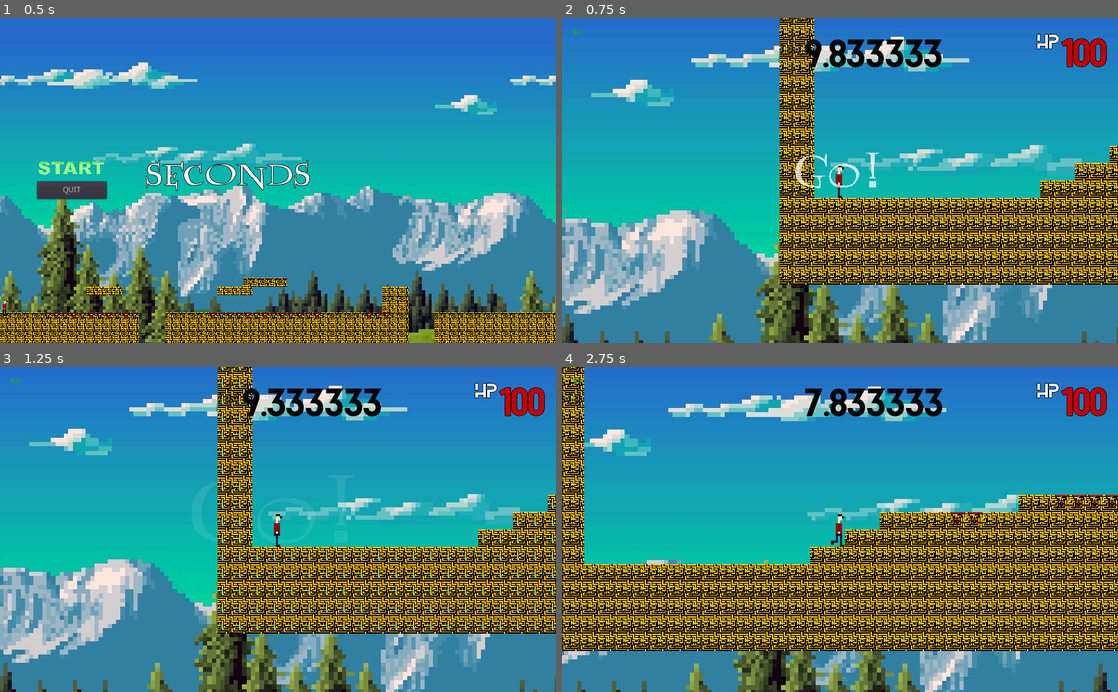
Above: before the commit, frames 1-4 (two rows, left to right).
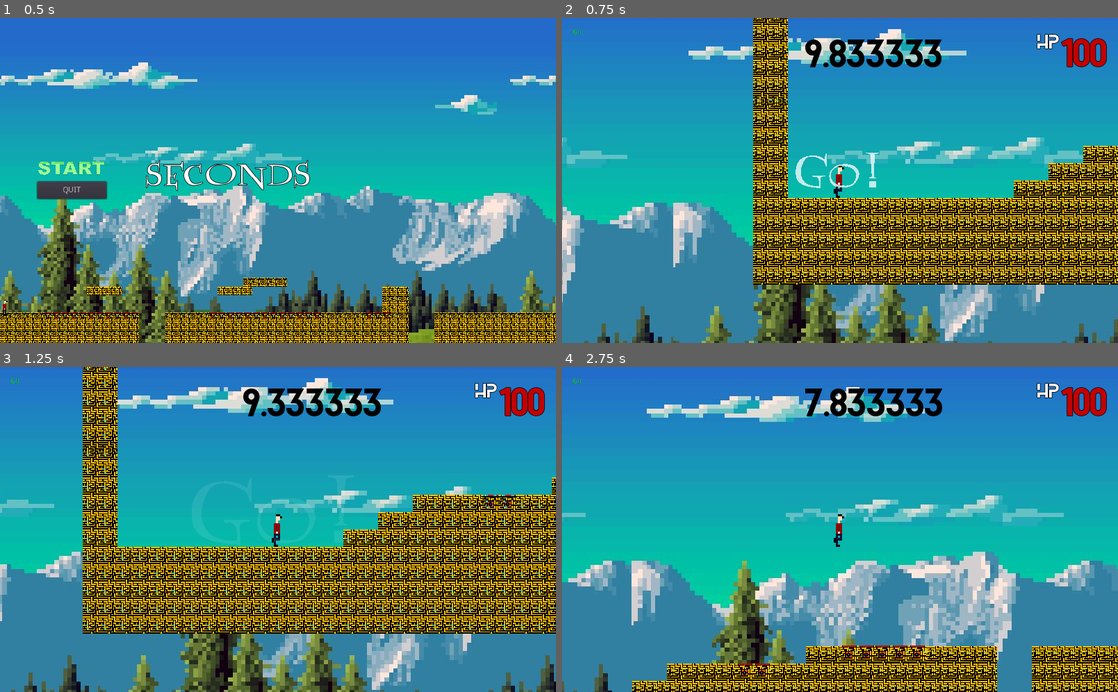
Above: after the commit, the same moments.

Repository: juso40/seconds
Game: Godot game, scene res://scenes/menumap/MainMenu.tscn
Same seed, same stepped clock (60 frames per second), same inputs: the game is played once before the commit and once after it.
Inputs (mouse positions are in pixels of both pictures, inside the frame that each line leads up to):
- Up to frame 1 (0.5 s): no input
- Up to frame 2 (0.75 s): click (634, 170) at 0.5 s
- Up to frame 3 (1.25 s): no input
- Up to frame 4 (2.75 s): hold Right (ui_right) from 1.28 s (still down); tap Up (ui_up) at 1.52, 2.27 s

Frame 1 is identical in both runs. In frame 2, 30% of the frame differs, in the area x 0-100%, y 0-100%; in frame 3, 41%; in frame 4, 52%.

Commit message:
.

Diff:
--- a/seconds/scenes/levels/TestMap.tscn
+++ b/seconds/scenes/levels/TestMap.tscn
@@ -69,6 +69,7 @@
 tile_data = PoolIntArray( -1179650, 1, 0, -1179649, 1, 0, -1114114, 1, 0, -1114113, 1, 0, -1048578, 1, 0, -1048577, 1,  …(10443 unchanged characters)…
 
 [node name="Player" parent="." instance=ExtResource( 4 )]
+editor/display_folded = true
 position = Vector2( 23.387, 47.8484 )
 
 [node name="HUD" parent="Player" instance=ExtResource( 5 )]
@@ -79,14 +80,14 @@
 
 [node name="ParallaxLayer" type="ParallaxLayer" parent="ParallaxBackground"]
 motion_scale = Vector2( 0.1, 0.05 )
-motion_mirroring = Vector2( 3200, 0 )
+motion_mirroring = Vector2( 3000, 3000 )
 
 [node name="Sprite" type="Sprite" parent="ParallaxBackground/ParallaxLayer"]
-position = Vector2( 101.158, 20.686 )
+position = Vector2( 101.158, 14 )
 texture = ExtResource( 6 )
 centered = false
 region_enabled = true
-region_rect = Rect2( 2, 3, 3200, 406 )
+region_rect = Rect2( 2, 3, 3000, 3000 )
 region_filter_clip = true
 
 [node name="DeathZone" type="Area2D" parent="."]
--- /dev/null
+++ b/seconds/scenes/levels/tutorial/tut_level0.tscn
@@ -0,0 +1,105 @@
+[gd_scene load_steps=11 format=2]
+
+[ext_resource path="res://art/ground/grass/grass.png" type="Texture" id=1]
+[ext_resource path="res://art/ground/grass/ground_0.png" type="Texture" id=2]
+[ext_resource path="res://art/ground/grass/ground_1.png" type="Texture" id=3]
+[ext_resource path="res://art/ground/grass/ground_2.png" type="Texture" id=4]
+[ext_resource path="res://art/ground/grass/ground_empty.png" type="Texture" id=5]
+
+[sub_resource type="ConvexPolygonShape2D" id=2]
+points = PoolVector2Array( 0, 0, 2000, 0, 2000, 2000, 0, 2000 )
+
+[sub_resource type="ConvexPolygonShape2D" id=3]
+points = PoolVector2Array( 0, 0, 2000, 0, 2000, 2000, 0, 2000 )
+
+[sub_resource type="ConvexPolygonShape2D" id=4]
+points = PoolVector2Array( 0, 0, 2000, 0, 2000, 2000, 0, 2000 )
+
+[sub_resource type="ConvexPolygonShape2D" id=5]
+points = PoolVector2Array( 0, 0, 2000, 0, 2000, 2000, 0, 2000 )
+
+[sub_resource type="TileSet" id=1]
+0/name = "grass.png 0"
+0/texture = ExtResource( 1 )
+0/tex_offset = Vector2( 0, 0 )
+0/modulate = Color( 1, 1, 1, 1 )
+0/region = Rect2( 0, 0, 2000, 200 )
+0/tile_mode = 0
+0/occluder_offset = Vector2( 0, 0 )
+0/navigation_offset = Vector2( 0, 0 )
+0/shapes = [  ]
+0/z_index = 0
+1/name = "ground_0.png 1"
+1/texture = ExtResource( 2 )
+1/tex_offset = Vector2( 0, 0 )
+1/modulate = Color( 1, 1, 1, 1 )
+1/region = Rect2( 0, 0, 2000, 2000 )
+1/tile_mode = 0
+1/occluder_offset = Vector2( 0, 0 )
+1/navigation_offset = Vector2( 0, 0 )
+1/shapes = [ {
+"autotile_coord": Vector2( 0, 0 ),
+"one_way": false,
+"one_way_margin": 1.0,
+"shape": SubResource( 2 ),
+"shape_transform": Transform2D( 1, 0, 0, 1, 0, 0 )
+} ]
+1/z_index = 0
+2/name = "ground_1.png 2"
+2/texture = ExtResource( 3 )
+2/tex_offset = Vector2( 0, 0 )
+2/modulate = Color( 1, 1, 1, 1 )
+2/region = Rect2( 0, 0, 2000, 2000 )
+2/tile_mode = 0
+2/occluder_offset = Vector2( 0, 0 )
+2/navigation_offset = Vector2( 0, 0 )
+2/shapes = [ {
+"autotile_coord": Vector2( 0, 0 ),
+"one_way": false,
+"one_way_margin": 1.0,
+"shape": SubResource( 3 ),
+"shape_transform": Transform2D( 1, 0, 0, 1, 0, 0 )
+} ]
+2/z_index = 0
+3/name = "ground_2.png 3"
+3/texture = ExtResource( 4 )
+3/tex_offset = Vector2( 0, 0 )
+3/modulate = Color( 1, 1, 1, 1 )
+3/region = Rect2( 0, 0, 2000, 2000 )
+3/tile_mode = 0
+3/occluder_offset = Vector2( 0, 0 )
+3/navigation_offset = Vector2( 0, 0 )
+3/shapes = [ {
+"autotile_coord": Vector2( 0, 0 ),
+"one_way": false,
+"one_way_margin": 1.0,
+"shape": SubResource( 4 ),
+"shape_transform": Transform2D( 1, 0, 0, 1, 0, 0 )
+} ]
+3/z_index = 0
+4/name = "ground_empty.png 4"
+4/texture = ExtResource( 5 )
+4/tex_offset = Vector2( 0, 0 )
+4/modulate = Color( 1, 1, 1, 1 )
+4/region = Rect2( 0, 0, 2000, 2000 )
+4/tile_mode = 0
+4/occluder_offset = Vector2( 0, 0 )
+4/navigation_offset = Vector2( 0, 0 )
+4/shapes = [ {
+"autotile_coord": Vector2( 0, 0 ),
+"one_way": false,
+"one_way_margin": 1.0,
+"shape": SubResource( 5 ),
+"shape_transform": Transform2D( 1, 0, 0, 1, 0, 0 )
+} ]
+4/z_index = 0
+
+[node name="Node2D" type="Node2D"]
+
+[node name="TileMap" type="TileMap" parent="."]
+scale = Vector2( 0.1, 0.1 )
+tile_set = SubResource( 1 )
+cell_size = Vector2( 200, 200 )
+cell_quadrant_size = 32
+format = 1
+tile_data = PoolIntArray( 0, 0, 0, 65536, 1, 0 )
--- a/seconds/scenes/player/Player.gd
+++ b/seconds/scenes/player/Player.gd
@@ -15,21 +15,28 @@
 	add_to_group("player")
 	hp = 100
 
+var b_runs_right = true
 func _physics_process(delta):
 	velocity.y += GRAVITY
 	var b_friction = false
 
-	if Input.is_action_pressed("ui_left"):
-		velocity.x = max(velocity.x - ACCELERATION, -MAX_SPEED)
-		$AnimatedSprite.flip_h = true
-		$AnimatedSprite.play("walking")
-	elif Input.is_action_pressed("ui_right"):
+	if b_runs_right:
 		velocity.x = min(velocity.x + ACCELERATION, MAX_SPEED)
 		$AnimatedSprite.flip_h = false
 		$AnimatedSprite.play("walking")
 	else:
-		b_friction = true
-		$AnimatedSprite.play("idle")
+		velocity.x = max(velocity.x - ACCELERATION, -MAX_SPEED)
+		$AnimatedSprite.flip_h = true
+		$AnimatedSprite.play("walking")
+
+	if Input.is_action_pressed("ui_left"):
+		b_runs_right = false
+	elif Input.is_action_pressed("ui_right"):
+		b_runs_right = true
+	else:
+		pass
+		# b_friction = true
+		# $AnimatedSprite.play("idle")
 
 	if is_on_floor():
 		if Input.is_action_just_pressed("ui_up"):
